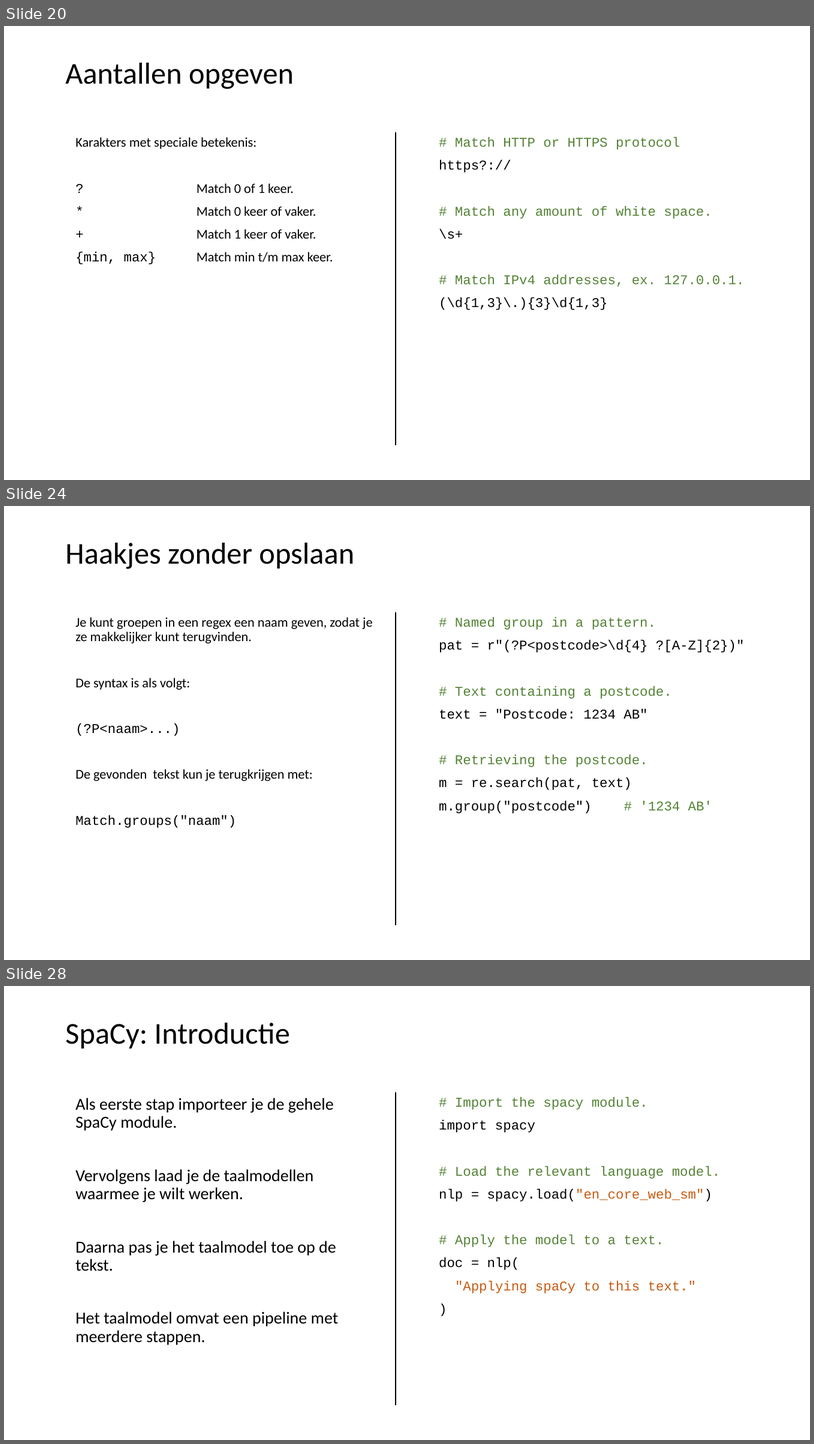
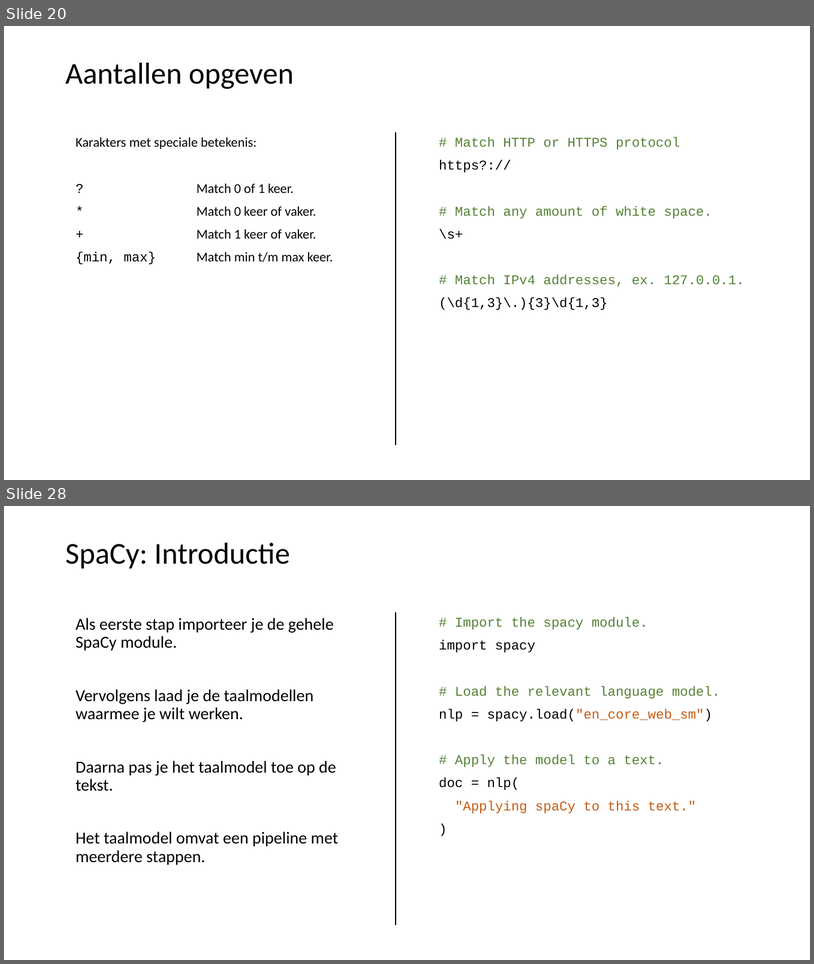
Before and after one commit to LFKoning/knowledge-sharing, a slide deck: python_trainees/5_nlp/python_traineeship_5.pptx. Shown one above the other, each under a label of ours: slides 20, 24 and 28 before the commit, slides 20 and 28 after it; the slides between them are not shown. The pictures are 814x1444 and 814x964 pixels, drawn with LibreOffice and Linux fonts; fonts in the diff are those of the drawing. Boxes give left, top, right and bottom in pixels: in the first picture for what was removed or moved away, otherwise in the second. Text is boxed around its words. In the diff, an @@ line names an element or a change of style, - is before the commit and + after.

Commit message:
Update Python trainees regex excersises

```diff
--- a/python_trainees/5_nlp/python_traineeship_5.pptx
+++ b/python_trainees/5_nlp/python_traineeship_5.pptx
@@ slide 24 removed at (x1=4, y1=506, x2=810, y2=960), background #FFFFFF @@
@@ title removed at (x1=65, y1=543, x2=354, y2=569) @@
-Haakjes zonder opslaan
@@ line removed from (396, 612) to (396, 925) @@
@@ text removed at (x1=75, y1=617, x2=372, y2=828) @@
-Je kunt groepen in een regex een naam geven, zodat je ze makkelijker kunt terugvinden.
-De syntax is als volgt:
-(?P<naam>...)
-De gevonden tekst kun je terugkrijgen met:
-Match.groups("naam")
@@ text removed at (x1=439, y1=617, x2=744, y2=813) @@
-# Named group in a pattern.
-pat = r"(?P<postcode>\d{4} ?[A-Z]{2})"
-# Text containing a postcode.
-text = "Postcode: 1234 AB"
-# Retrieving the postcode.
-m = re.search(pat, text)
-m.group("postcode") # '1234 AB'
```
Also in this commit, not shown: 7 slides changed, 1 slide added, 5 other files.
